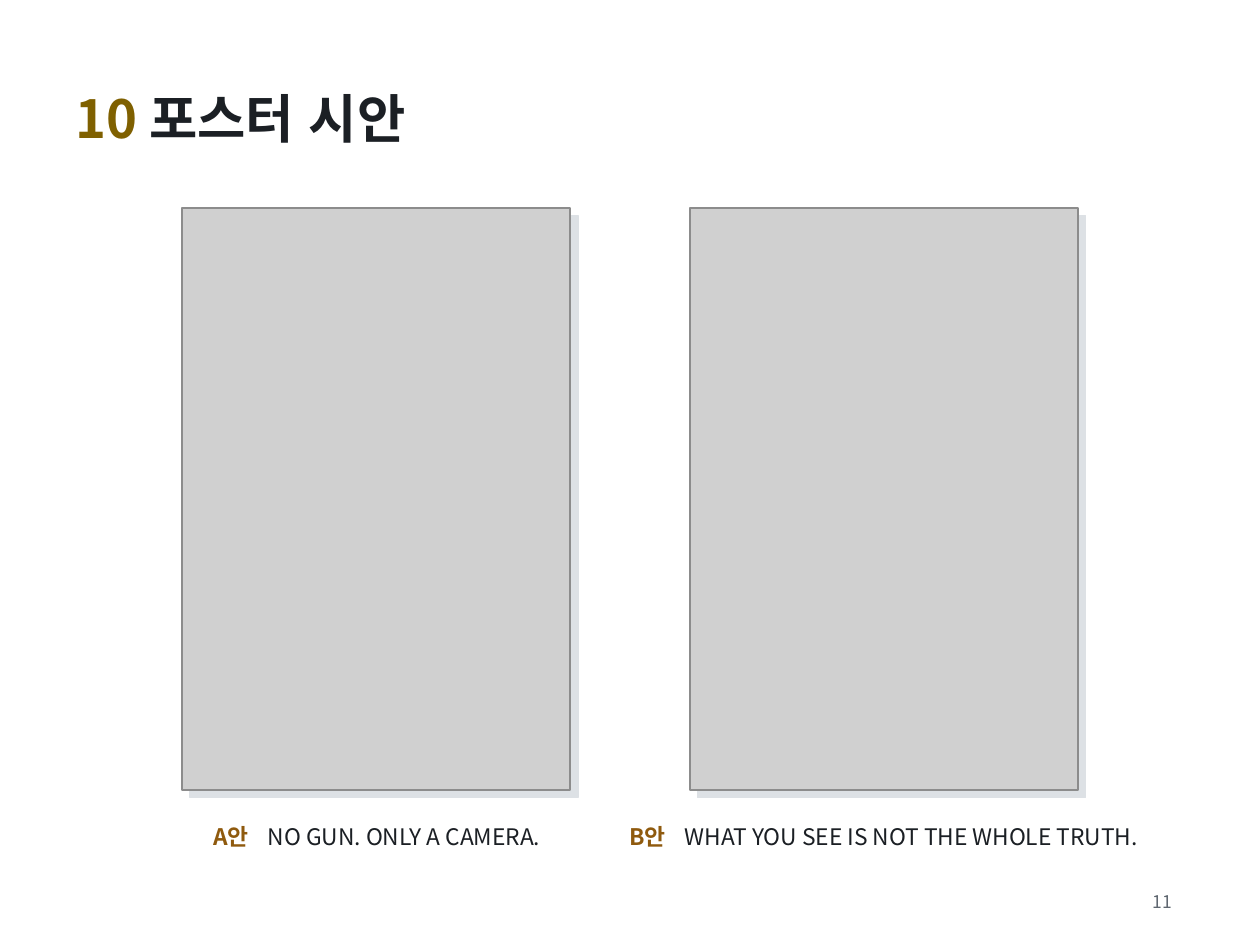
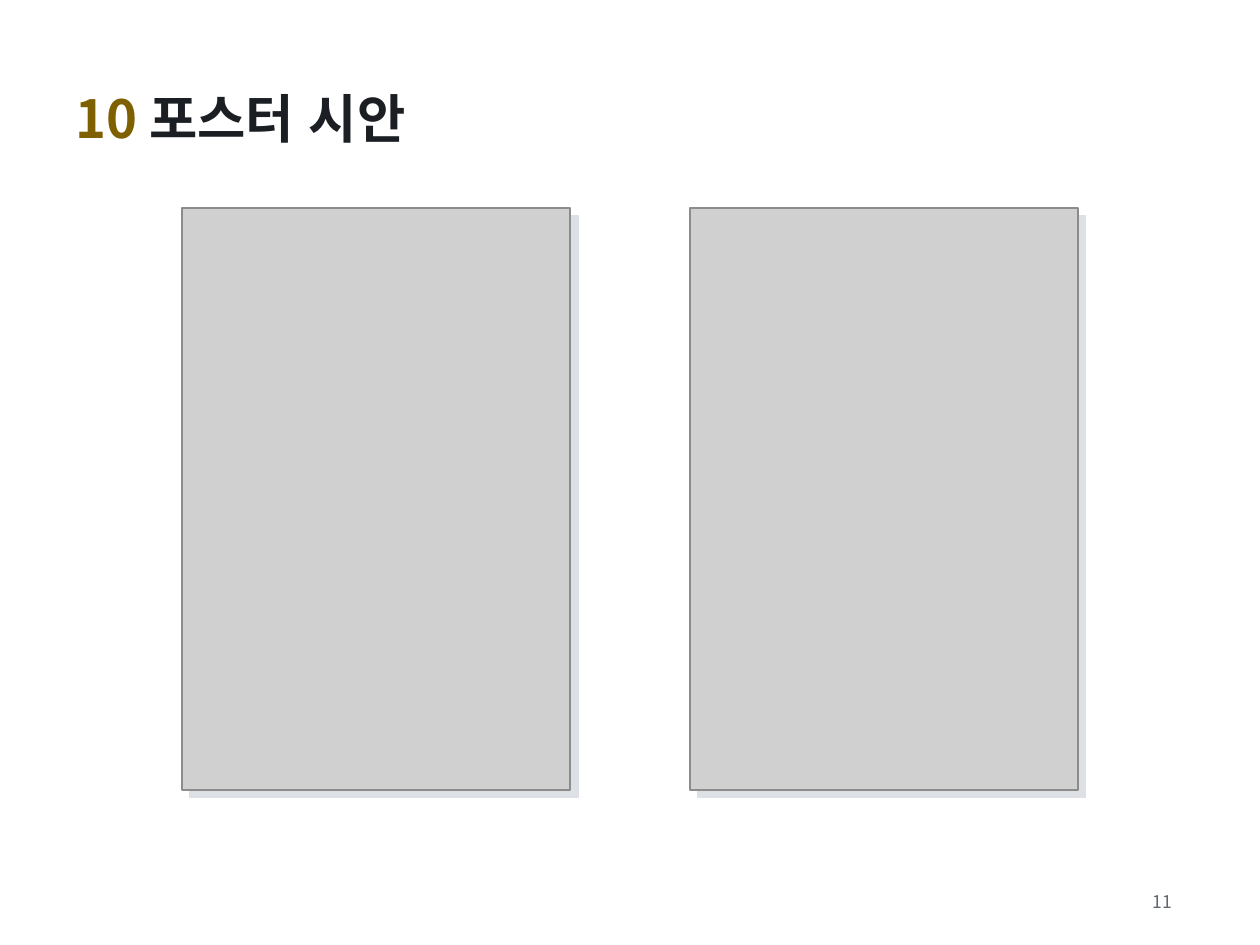
Before and after one commit to golgold/unitybasic, a slide deck: slide 11 of 기획/김민우_게임_FRAME UNDER FIRE.pptx. Drawn at 1260x945 pixels with LibreOffice and Linux fonts; fonts in the diff are those of the drawing; grey boxes stand for pictures. Boxes give left, top, right and bottom in pixels: in the first picture for what was removed or moved away, otherwise in the second. Text is boxed around its words. In the diff, an @@ line names an element or a change of style, - is before the commit and + after.

```diff
--- a/기획/김민우_게임_FRAME UNDER FIRE.pptx
+++ b/기획/김민우_게임_FRAME UNDER FIRE.pptx
@@ text removed at (213,826,541,847) @@
-A안 NO GUN. ONLY A CAMERA.
@@ text removed at (629,826,1138,847) @@
-B안 WHAT YOU SEE IS NOT THE WHOLE TRUTH.
```
Also in this commit, not shown: 4 other files.
